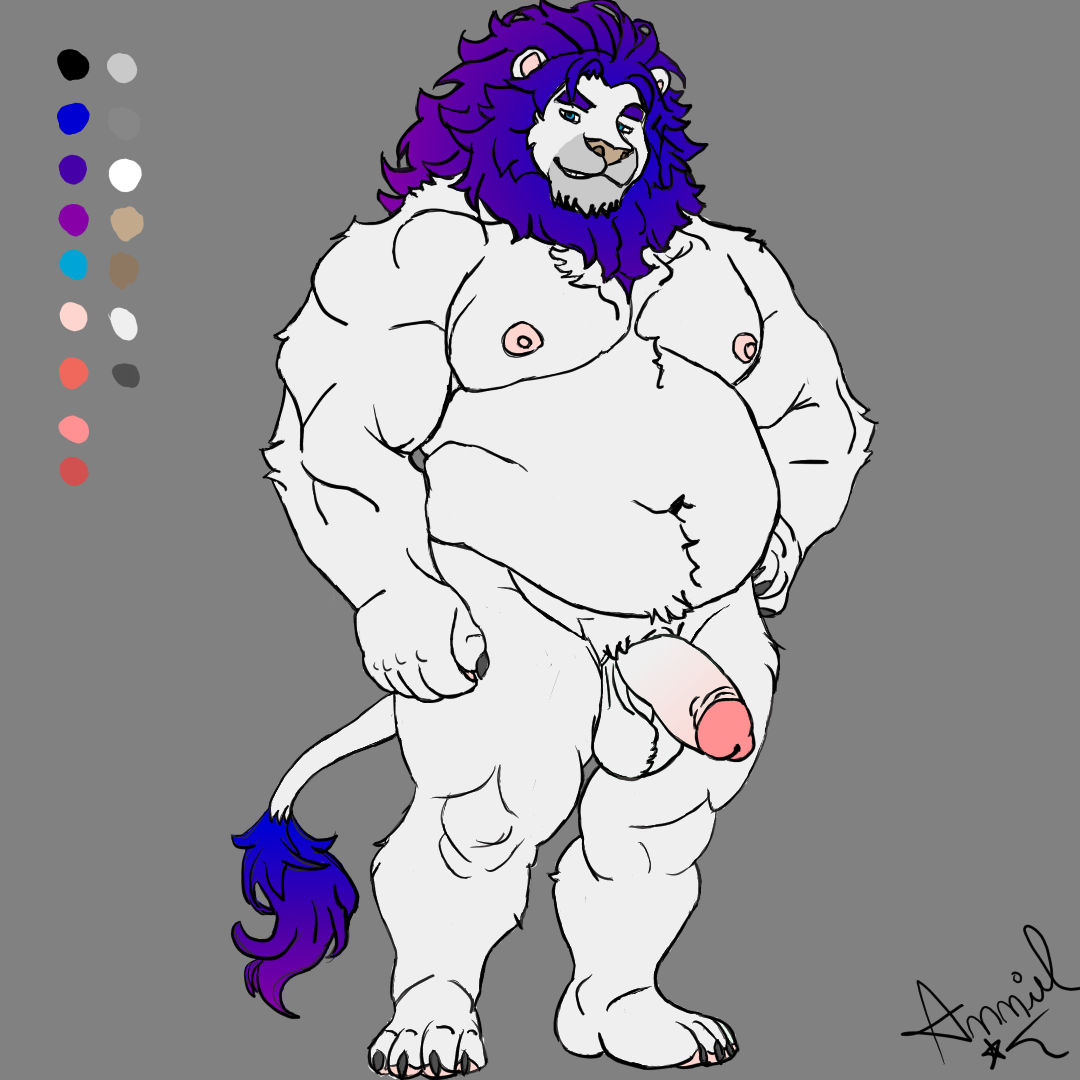
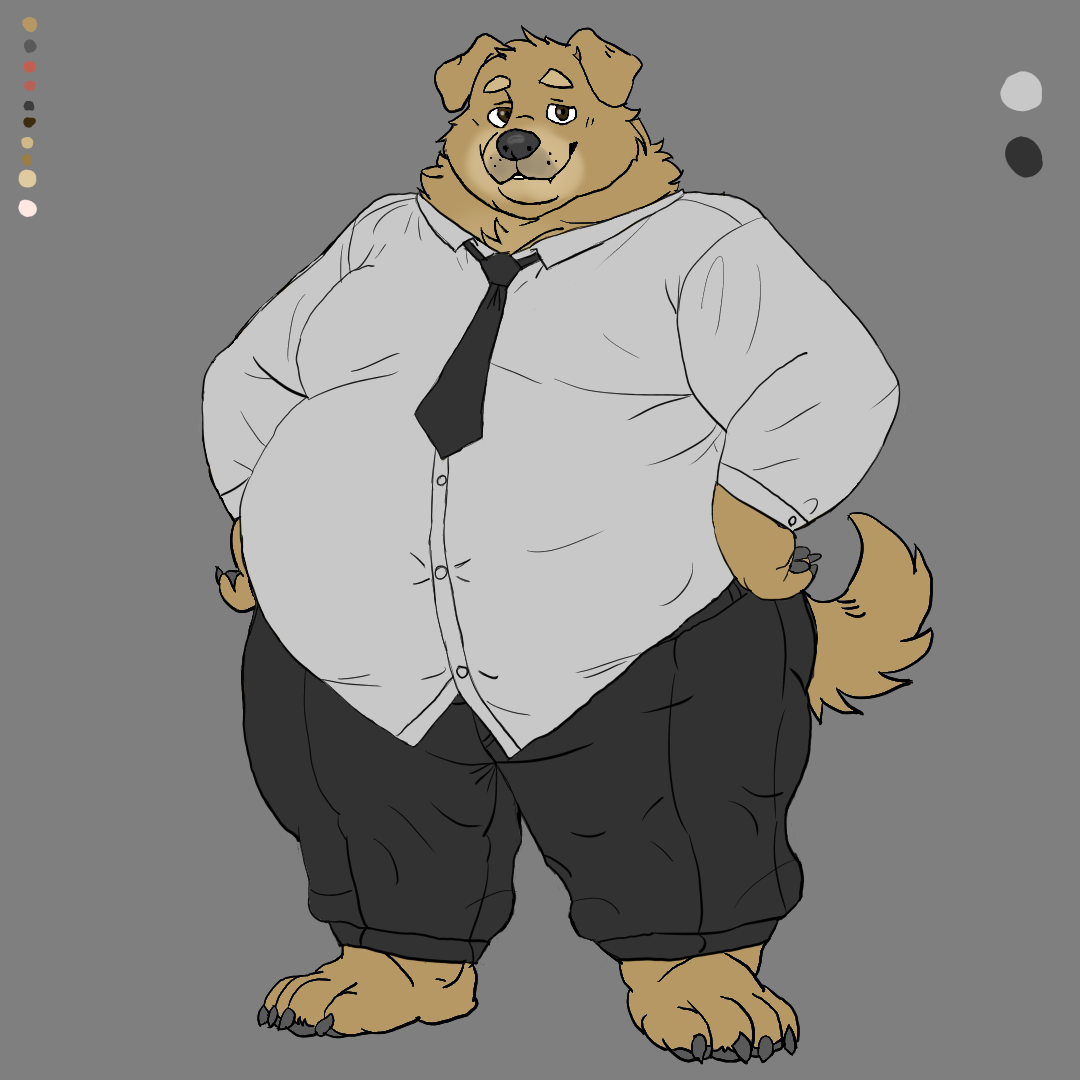
Revision of a layered 1080 × 1080 image; what changed, layer by layer:
added group "Roupa Social" with 3 layers above "Base" over (128, 64, 1080, 1080)
moved "Paleta" (1st of 2, in "Roupa Social") into group "Roupa Social", painted on it over (18, 0, 1043, 512)
removed layer "Rosto" over (512, 64, 704, 256)
added layer "Traços" in group "Roupa Social" over (199, 128, 1080, 1024)
added layer "Pintura" in group "Roupa Social" over (128, 128, 960, 1080)
added group "Base" with 8 layers above "Base Roupa" over (18, 0, 1080, 1080)
added layer "Paleta" (2nd of 2, in "Base") in group "Base" over (18, 0, 1043, 640)
moved "Cabeça" into group "Base", painted on it over (18, 0, 768, 448)
moved "Braço Direito" into group "Base", painted on it over (640, 128, 1024, 768)
moved "Braço Esquerdo" into group "Base", painted on it over (199, 192, 512, 768)
moved "Peitoral" into group "Base", painted on it over (18, 64, 832, 768)
hid "Pinto", moved it into group "Base", painted on it over (256, 256, 1024, 1080)
moved "Pernas" into group "Base", painted on it over (18, 0, 1080, 1080)
removed layer "Rabo" over (230, 640, 448, 1080)
added layer "Cauda" in group "Base" over (18, 0, 1080, 1080)
renamed "Assinatura" to "Base Roupa", hid it, opacity 100% → 25%, painted on it over (18, 0, 1080, 1080)
painted on "Plano de fundo" over (18, 0, 1080, 1080)
